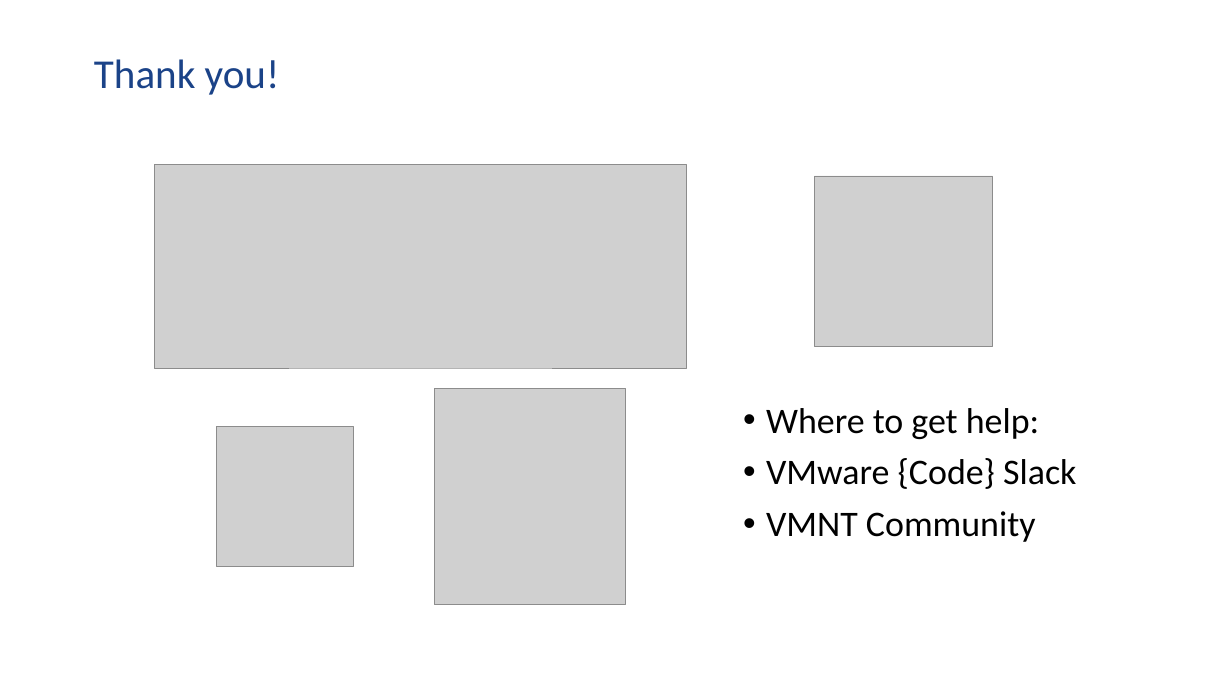
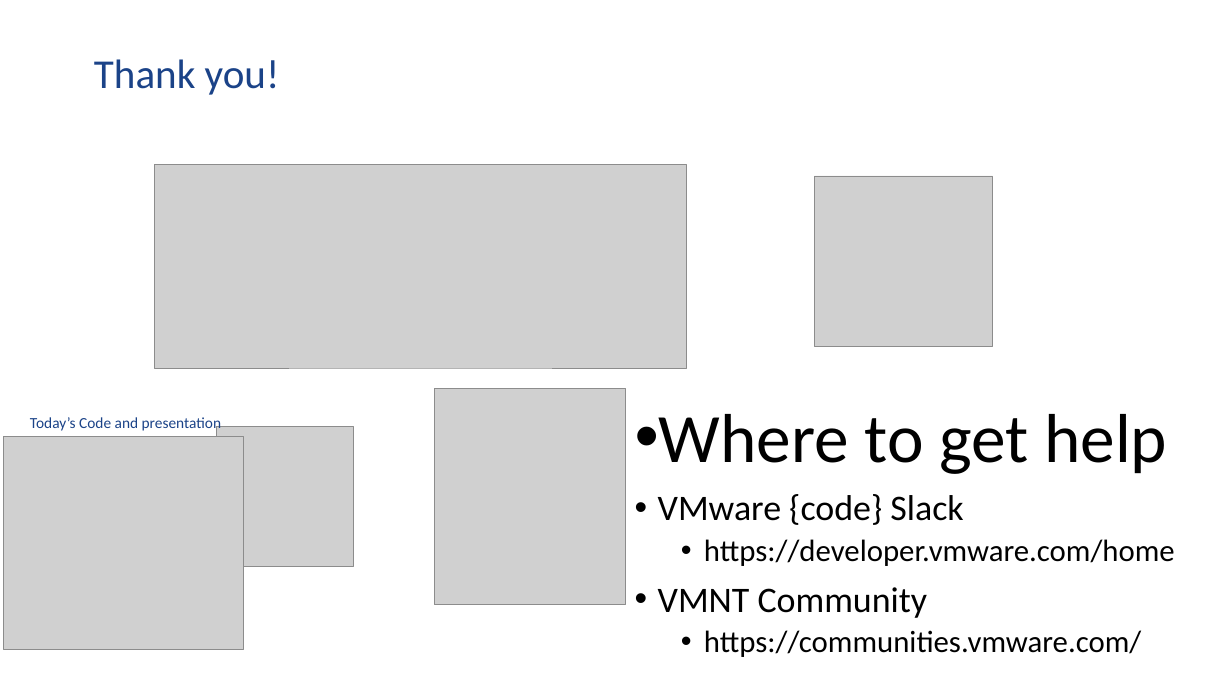
Before and after one commit to jpsider/Invoke-Automation, a slide deck: slide 16 of Powercli/PDX_VMUG_2023/UserCon-PPT-2023.pptx. Drawn at 1232x693 pixels with LibreOffice and Linux fonts; fonts in the diff are those of the drawing; grey boxes stand for pictures. Boxes give left, top, right and bottom in pixels: in the first picture for what was removed or moved away, otherwise in the second. Text is boxed around its words. In the diff, an @@ line names an element or a change of style, - is before the commit and + after.

```diff
--- a/Powercli/PDX_VMUG_2023/UserCon-PPT-2023.pptx
+++ b/Powercli/PDX_VMUG_2023/UserCon-PPT-2023.pptx
@@ text added at (x1=30, y1=417, x2=221, y2=433), 12 pt, text #1B4388 @@
+Today’s Code and presentation
@@ text "Where to get help" moved from (x1=766, y1=408, x2=1076, y2=542) to (x1=658, y1=414, x2=1175, y2=657) @@
@@ text at (x1=658, y1=414, x2=1175, y2=566): text changed; size 28 to 24 pt @@
-• Where to get help:
-• VMware {Code} Slack
+• Where to get help
+• VMware {code} Slack
+  • https://developer.vmware.com/home
@@ picture added at (x1=4, y1=436, x2=243, y2=649) @@
@@ text at (x1=704, y1=630, x2=1141, y2=657): paragraph added @@
+  • https://communities.vmware.com/
```
Also in this commit, not shown: 10 other slides changed, 3 slides added, 3 slides removed, 1 other file.
